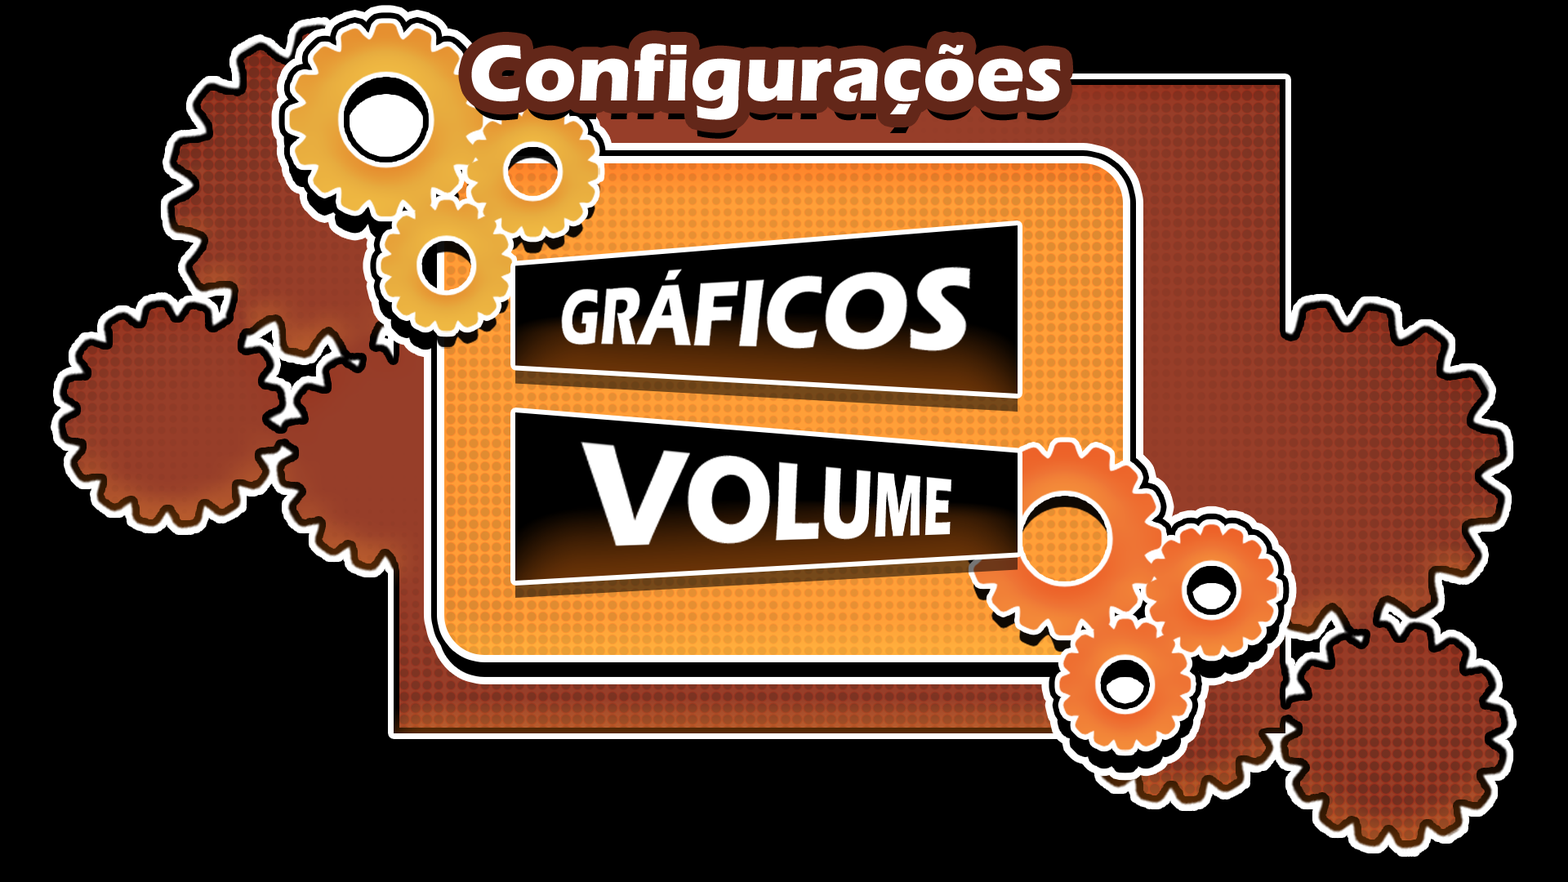
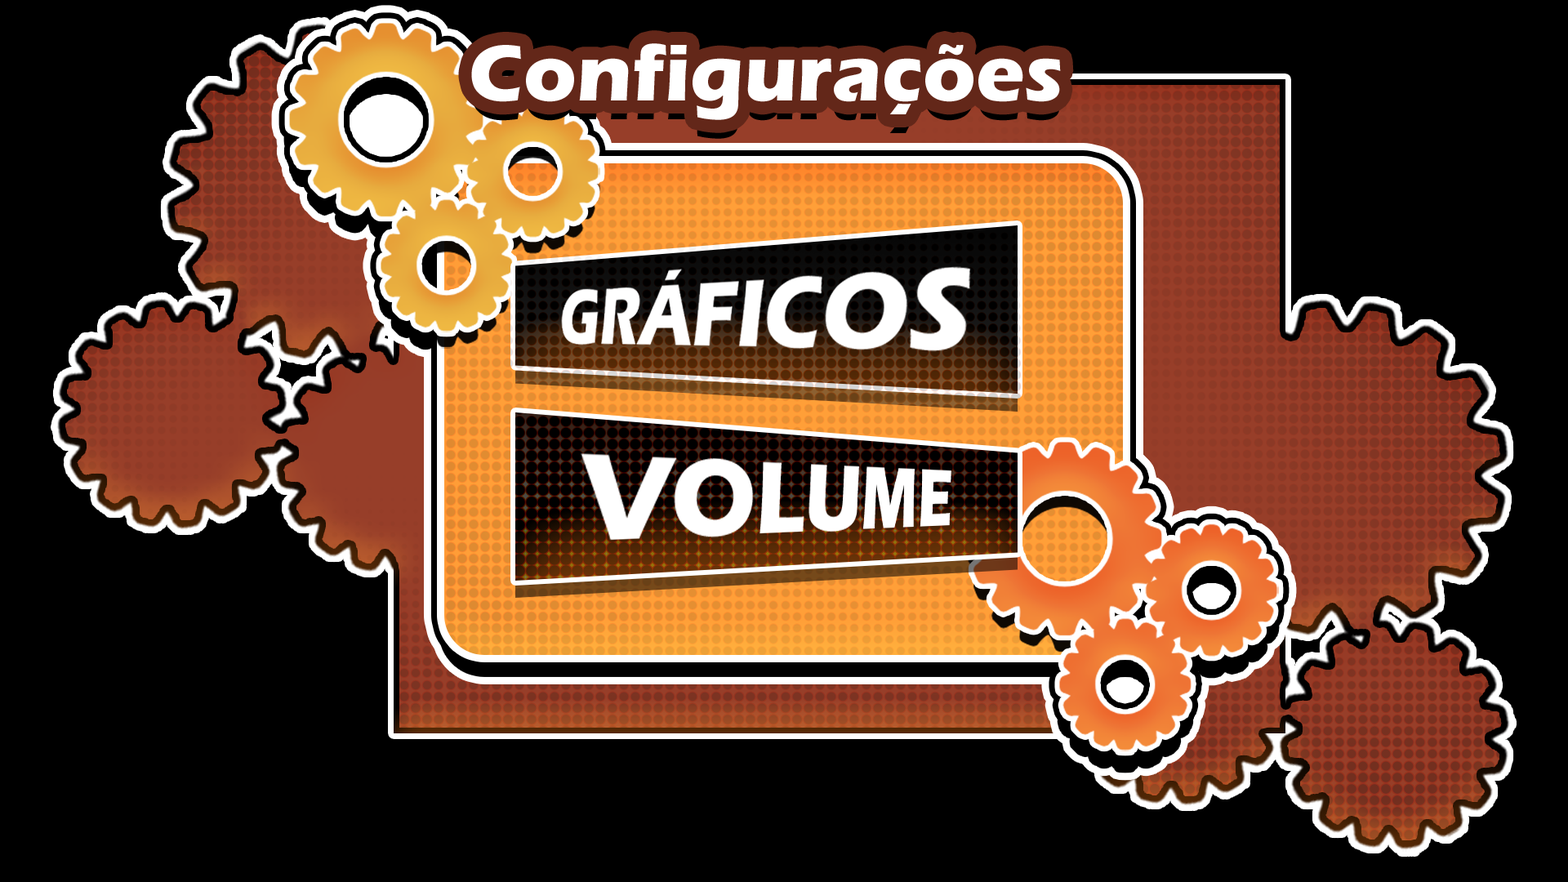
Revision of a layered 1568px x 882px image; what changed, layer by layer:
painted on "VOLUME" over [515, 407, 1018, 581]
removed layer "Retângulo 1" over [515, 412, 1018, 581]
painted on "GRÁFICOS" over [510, 221, 1022, 412]